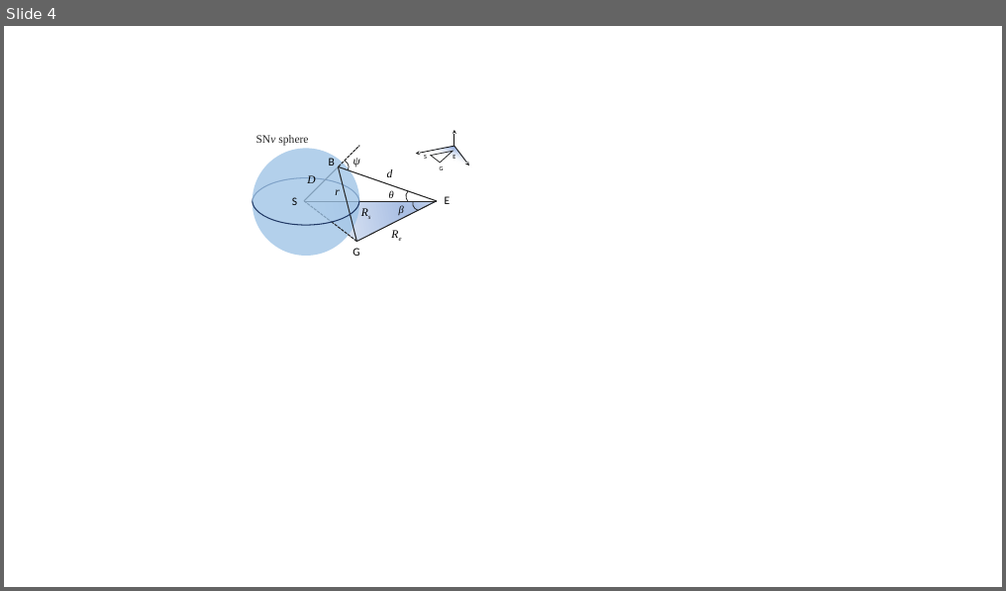
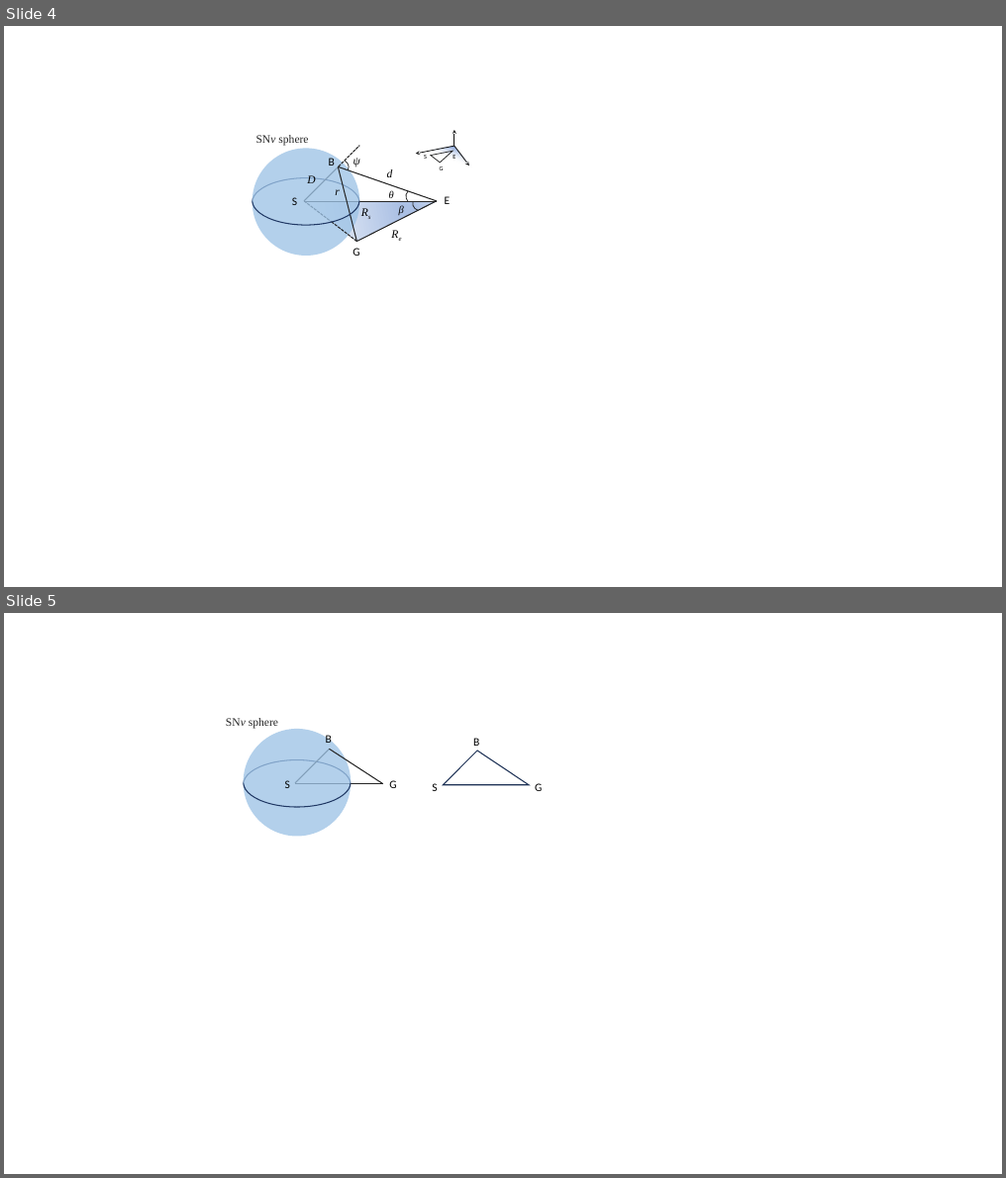
Before and after one commit to yenhsunlin/SNnuBDM2, a slide deck: doc/scheme.pptx. Shown one above the other, each under a label of ours: slide 4 before the commit, slides 4 and 5 after it. The pictures are 1006x591 and 1006x1178 pixels, drawn with LibreOffice and Linux fonts; fonts in the diff are those of the drawing; background and template pictures are left out. Boxes give left, top, right and bottom in pixels: in the first picture for what was removed or moved away, otherwise in the second. Text is boxed around its words. In the diff, an @@ line names an element or a change of style, - is before the commit and + after.

```diff
--- a/doc/scheme.pptx
+++ b/doc/scheme.pptx
@@ slide 5 added at box(4, 613, 1002, 1174), background #FFFFFF @@
@@ text added at box(226, 718, 278, 729), 11 pt, text #262626 @@
+SNν sphere
@@ ellipse added at box(244, 729, 351, 837), fill #9DC3E6 at 77% opacity @@
@@ arc (boxed as its full ellipse) added at box(244, 761, 350, 809), outline #203864 1 pt @@
@@ arc (boxed as its full ellipse) added at box(244, 759, 350, 807), outline #203864 1 pt @@
@@ line added from (295, 783) to (329, 750), #262626 1 pt @@
@@ text added at box(326, 733, 332, 743), 11 pt, text #000000 @@
+B
@@ line added from (329, 750) to (383, 783), #262626 1 pt @@
@@ triangle added at box(443, 751, 529, 785), outline #1E3256 1 pt @@
@@ text added at box(473, 738, 479, 746), 11 pt, text #000000 @@
+B
@@ text added at box(285, 780, 290, 788), 11 pt, text #000000 @@
+S
@@ line added from (295, 783) to (383, 783), #262626 1 pt @@
@@ text added at box(389, 780, 396, 788), 11 pt, text #000000 @@
+G
@@ text added at box(432, 783, 437, 791), 11 pt, text #000000 @@
+S
@@ text added at box(535, 783, 542, 791), 11 pt, text #000000 @@
+G
```
Also in this commit, not shown: 2 other files.
